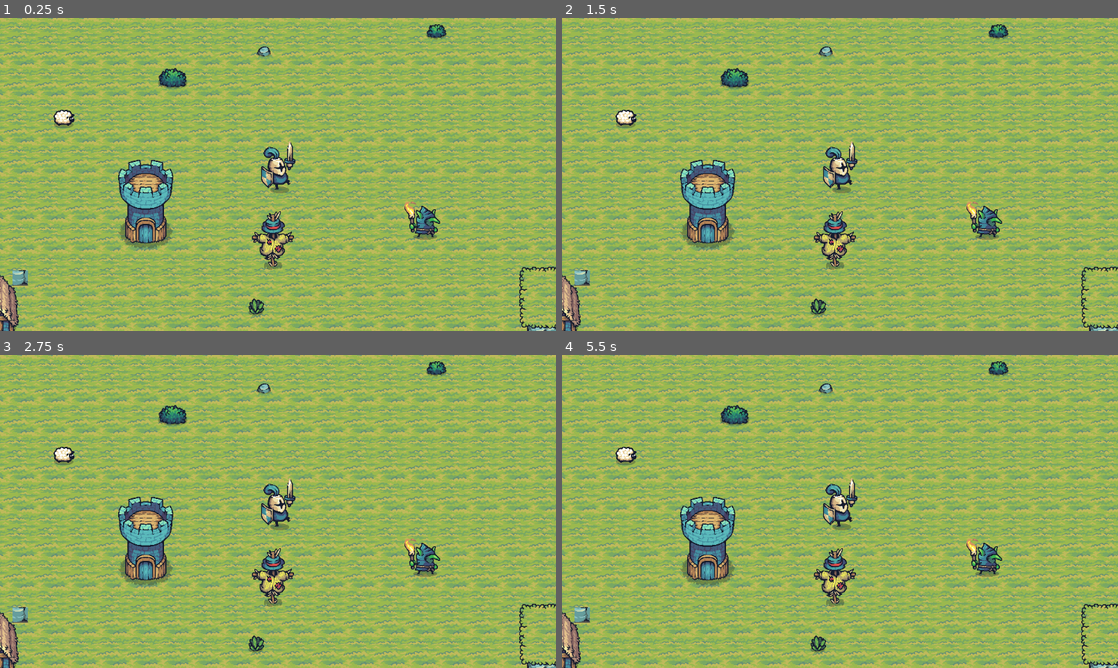
Above: before the commit, frames 1-4 (two rows, left to right).
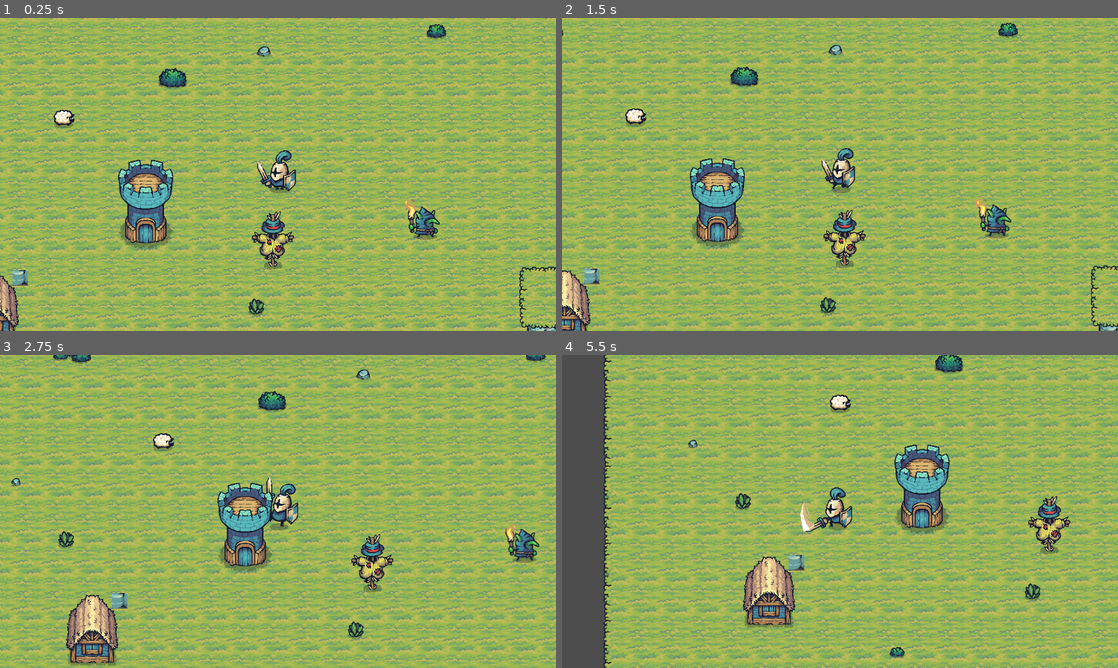
Above: after the commit, the same moments.

Repository: Numbers-Group/CODENAME-SPMC
Game: Godot game, scene res://test_scene.tscn
Same seed, same stepped clock (60 frames per second), same inputs: the game is played once before the commit and once after it.
Inputs (mouse positions are in pixels of both pictures, inside the frame that each line leads up to):
- Up to frame 1 (0.25 s): no input
- Up to frame 2 (1.5 s): move the mouse to (962, 158) at 0.52 s; press the mouse at (962, 158) at 0.53 s; move the mouse to (728, 190) at 1.27 s; release the mouse at (728, 190) at 1.28 s; right-click (728, 190) at 1.35 s
- Up to frame 3 (2.75 s): move the mouse to (333, 442) at 2.02 s; press the mouse at (333, 442) at 2.03 s
- Up to frame 4 (5.5 s): move the mouse to (812, 574) at 2.77 s; release the mouse at (812, 574) at 2.78 s; right-click (812, 574) at 2.85 s; move the mouse to (1006, 558) at 3.52 s; press the mouse at (1006, 558) at 3.53 s; move the mouse to (673, 464) at 4.27 s; release the mouse at (673, 464) at 4.28 s; right-click (673, 464) at 4.35 s; move the mouse to (867, 511) at 5.02 s; press the mouse at (867, 511) at 5.03 s

The runs differ from the first frame. In frame 1, 1.0% of the frame differs, in the area x 46-80%, y 39-70%; in frame 2, 54%; in frame 3, 58%; in frame 4, 64%, in the area x 0-100%, y 0-100%.

Commit message:
script issue fixed

Diff:
--- a/test_scene.tscn
+++ b/test_scene.tscn
@@ -1,12 +1,12 @@
 [gd_scene load_steps=67 format=3 uid="uid://c37ntmreaxwb2"]
 
 [ext_resource type="Texture2D" uid="uid://ddb6i6oispith" path="res://assets/Tiny Swords (Update 010)/Terrain/Ground/Tilemap_Flat.png" id="1_3t175"]
-[ext_resource type="Script" path="res://test_scene.gd" id="1_yrry4"]
+[ext_resource type="Script" path="res://scripts/test_scene.gd" id="1_yrry4"]
 [ext_resource type="Texture2D" uid="uid://bmdla5r2ri4wr" path="res://assets/Tiny Swords (Update 010)/Factions/Knights/Troops/Warrior/Blue/Warrior_Blue.png" id="2_vxpks"]
-[ext_resource type="Script" path="res://Player.gd" id="3_fwffr"]
+[ext_resource type="Script" path="res://scripts/Player.gd" id="3_fwffr"]
 [ext_resource type="Texture2D" uid="uid://dggtlat7nbyhp" path="res://assets/Tiny Swords (Update 010)/Terrain/Ground/Tilemap_Elevation.png" id="3_tfvrf"]
 [ext_resource type="Texture2D" uid="uid://m6jqkkbe8vf" path="res://assets/Tiny Swords (Update 010)/Factions/Goblins/Troops/Torch/Blue/Torch_Blue.png" id="5_1v5ob"]
-[ext_resource type="Script" path="res://animation.gd" id="6_n2p05"]
+[ext_resource type="Script" path="res://scripts/animation.gd" id="6_n2p05"]
 [ext_resource type="Texture2D" uid="uid://dbgje5widd5iv" path="res://assets/Tiny Swords (Update 010)/Factions/Knights/Buildings/House/House_Blue.png" id="8_erpmk"]
 [ext_resource type="Texture2D" uid="uid://wx3vqdq3g28u" path="res://assets/Tiny Swords (Update 010)/Factions/Knights/Buildings/Castle/Castle_Blue.png" id="9_y4g11"]
 [ext_resource type="Texture2D" uid="uid://vy3xo6gkuqvy" path="res://assets/Tiny Swords (Update 010)/Factions/Knights/Buildings/Tower/Tower_Blue.png" id="10_bi038"]
@@ -20,7 +20,7 @@
 [ext_resource type="Texture2D" uid="uid://c0of6uqvnlkk1" path="res://assets/Tiny Swords (Update 010)/Deco/08.png" id="18_knpty"]
 [ext_resource type="Texture2D" uid="uid://d2m8mfi35yl1s" path="res://assets/Tiny Swords (Update 010)/Deco/05.png" id="19_r8ihk"]
 [ext_resource type="Texture2D" uid="uid://bwlxgkbekfrkl" path="res://assets/Tiny Swords (Update 010)/Resources/Sheep/HappySheep_Idle.png" id="20_06sj6"]
-[ext_resource type="Script" path="res://sheep.gd" id="21_hi11j"]
+[ext_resource type="Script" path="res://scripts/sheep.gd" id="21_hi11j"]
 
 [sub_resource type="TileSetAtlasSource" id="TileSetAtlasSource_r1u6h"]
 texture = ExtResource("1_3t175")
